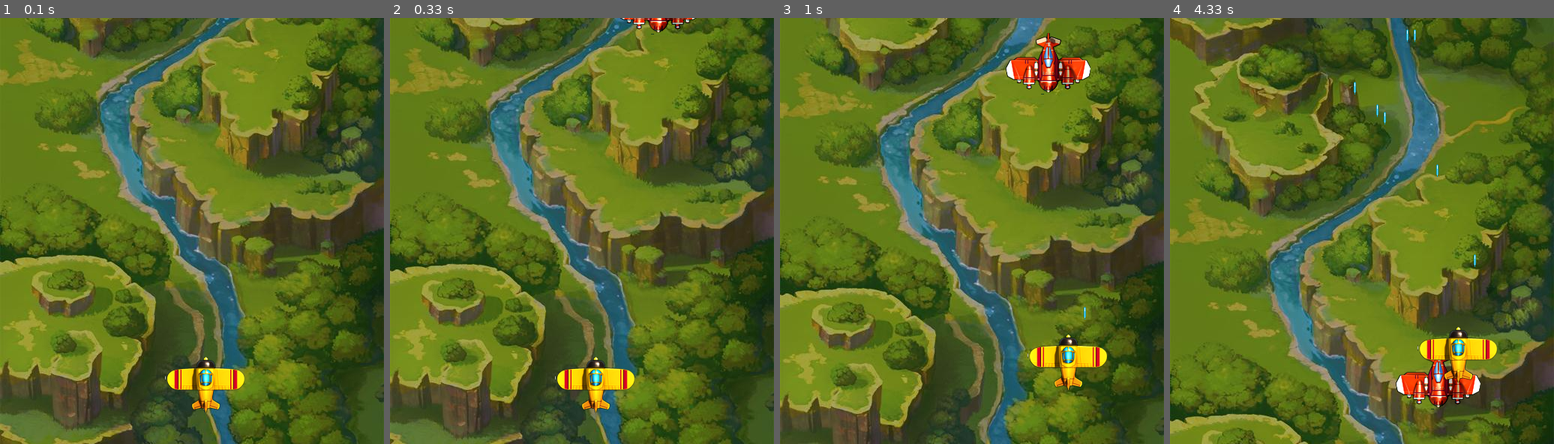
Above: before the commit, frames 1-4 (left to right).
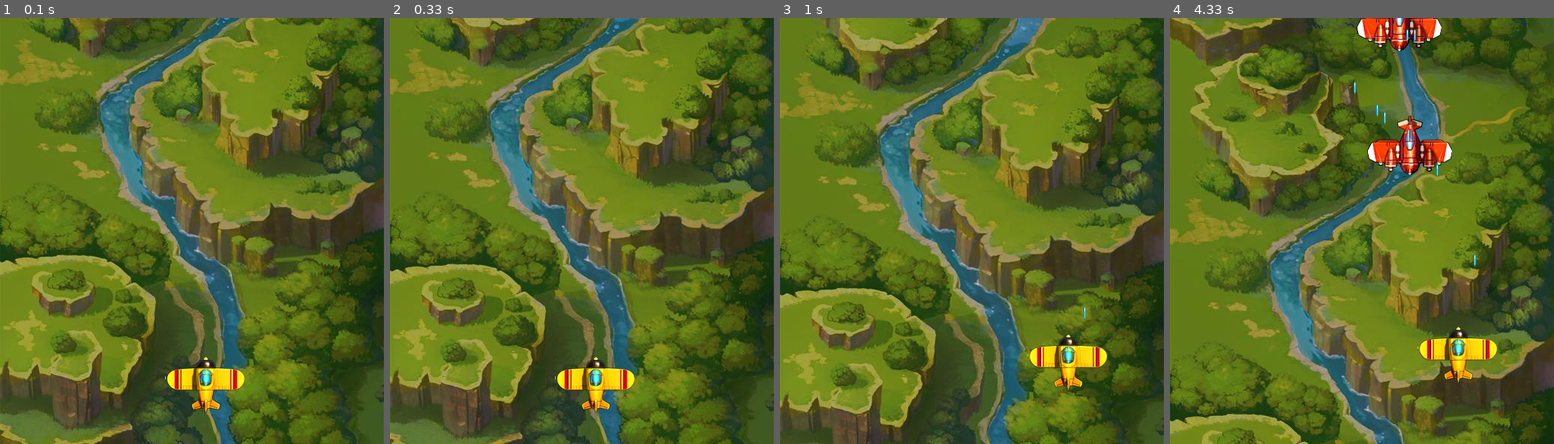
Above: after the commit, the same moments.

Repository: sogoodnow/python-study
Game: pygame game, started from week2/game.py
Two runs of this game, one before a commit and one after it. Both use one fixed random seed, a clock stepped at 60 frames per second and the inputs below.
Inputs:
- Up to frame 1 (0.1 s): no input
- Up to frame 2 (0.33 s): no input
- Up to frame 3 (1 s): hold Right 0.33-0.8 s; hold Up from 0.83 s (still down); tap Space at 0.9 s
- Up to frame 4 (4.33 s): release Up at 1.13 s; hold Right 1.17-1.63 s; tap Space at 1.23, 1.53, 1.73, 2.03, 2.3, 2.63, 3.07, 3.47, 3.77, 4.13 s; hold Left 1.67-2.2 s; hold Down 2.23-2.53 s; hold Left 2.57-2.97 s; hold Up 3-3.37 s; hold Right 3.4-4.03 s; hold Down from 4.07 s (still down)

Frame 1 is identical in both runs. In frame 2, 0.3% of the frame differs, in the area x 59-80%, y 0-4%; in frame 3, 1.6%; in frame 4, 4.2%, in the area x 48-81%, y 0-92%.

Commit message:
添加子弹敌机

Diff:
--- a/week2/game.py
+++ b/week2/game.py
@@ -9,13 +9,16 @@
 class Enemy:
     def __init__(self,screen_enemy):
         self.bullets = []
-        self.x = random.choice([125,25,300,450,500])
+        self.x = random.choice(range(450))
         self.y = -100
         self.screen_plane = screen_enemy  # 窗口对象
         self.image = pygame.image.load("./images/e0.png")  # 飞机的图片
     # 显示飞机
     def display(self):
         self.screen_plane.blit(self.image,(self.x ,self.y)) # 填充画布
+    # 移动
+    def move(self):
+        self.y += 5
 
 
 class Bullet:
@@ -133,17 +136,21 @@
 
     # 创建玩家飞机
     hero = HeroPlane(screen_main)
-    enemy = Enemy(screen_main)
+    enemy_lis = []
 
     m = -968
     while True:
         # 绘制画面,blit:draw one image onto another 理解为将源图片刷入某一区域或另一图片
         screen_main.blit(backround, (0, m))
 
+        if random.choice(range(50)) == 10:
+            en = Enemy(screen_main)
+            enemy_lis.append(en)
+        for en in enemy_lis:
+            en.move()
+            en.display()
+        hero.display()
 
-        enemy.display()
-        hero.display()
-        enemy.y += 5
         # 飞机控制，传入英雄飞机对象
         key_control(hero)
         buli = hero.bullets
